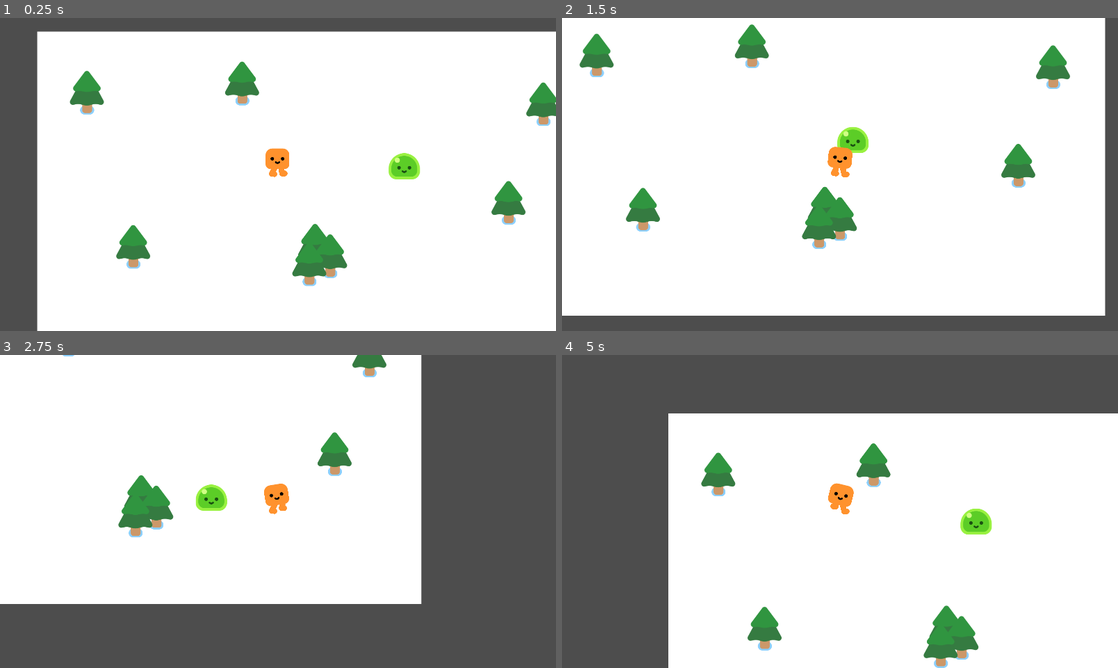
Above: before the commit, frames 1-4 (two rows, left to right).
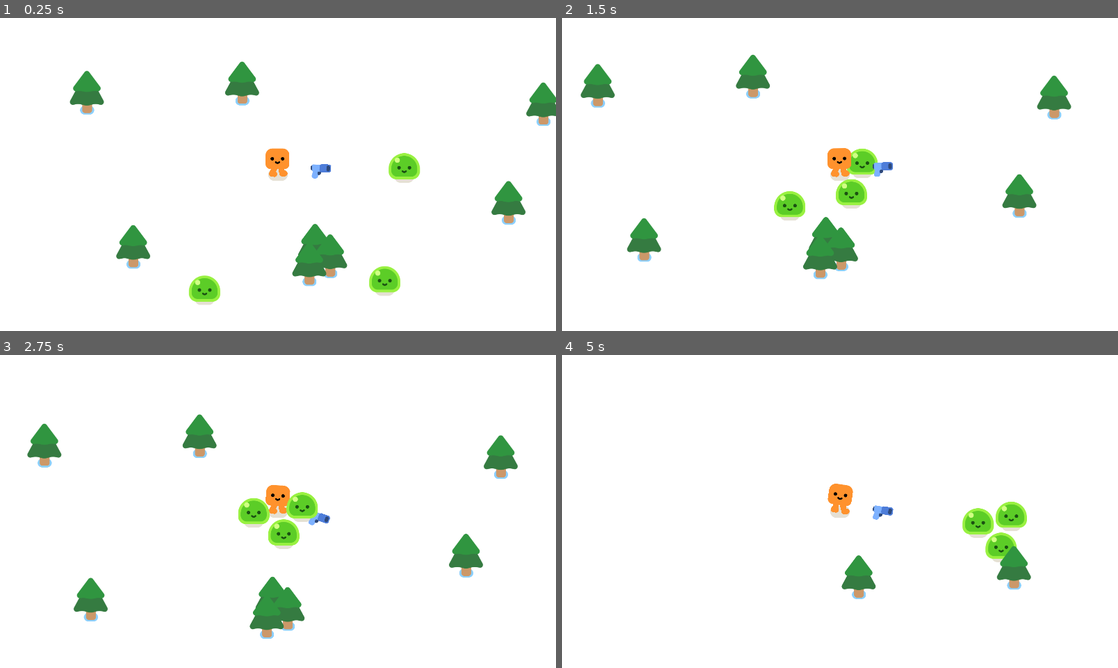
Above: after the commit, the same moments.

Repository: DJreyaB/2dgodot_tutorial
Game: Godot game, scene res://vampire_game.tscn
The game is run twice, just before and just after one commit, with the same random seed, the same clock (stepped at 60 frames per second) and the same inputs.
Inputs:
- Up to frame 1 (0.25 s): no input
- Up to frame 2 (1.5 s): hold D (move_right) 0.53-1.28 s; hold S (move_down) from 1.28 s (still down)
- Up to frame 3 (2.75 s): release S (move_down) at 2.03 s; hold D (move_right) from 2.03 s (still down)
- Up to frame 4 (5 s): release D (move_right) at 2.78 s; hold W (move_up) 2.78-3.53 s; hold A (move_left) from 3.53 s (still down)

The runs differ from the first frame. In frame 1, 12% of the frame differs, in the area x 0-100%, y 0-100%; in frame 2, 16%; in frame 3, 45%; in frame 4, 39%.

Commit message:
masks and enemies
updated collisions layers added weapon and added projectile for weapon

Diff:
--- /dev/null
+++ b/2d-project-start 2/bullet.gd
@@ -0,0 +1 @@
+extends Area2D
--- /dev/null
+++ b/2d-project-start 2/bullet.tscn
@@ -0,0 +1,20 @@
+[gd_scene load_steps=4 format=3 uid="uid://b06ucbtac4pdy"]
+
+[ext_resource type="Texture2D" uid="uid://dftkbqwsfd68r" path="res://pistol/projectile.png" id="1_v7oki"]
+[ext_resource type="Script" uid="uid://c783cwl7lm2nh" path="res://bullet.gd" id="1_v8qja"]
+
+[sub_resource type="CircleShape2D" id="CircleShape2D_v8qja"]
+radius = 17.0
+
+[node name="Bullet" type="Area2D"]
+collision_layer = 0
+collision_mask = 3
+script = ExtResource("1_v8qja")
+
+[node name="Projectile" type="Sprite2D" parent="."]
+position = Vector2(-9, -3)
+texture = ExtResource("1_v7oki")
+
+[node name="CollisionShape2D" type="CollisionShape2D" parent="."]
+position = Vector2(2, -2)
+shape = SubResource("CircleShape2D_v8qja")
--- /dev/null
+++ b/2d-project-start 2/pistol.gd
@@ -0,0 +1,8 @@
+extends Area2D
+
+
+func _physics_process(delta: float) -> void:
+	var  enemies_in_range = get_overlapping_bodies()
+	if enemies_in_range.size() > 0:
+		var target_enemy = enemies_in_range[0]
+		look_at(target_enemy.global_position)
--- /dev/null
+++ b/2d-project-start 2/pistol.tscn
@@ -0,0 +1,24 @@
+[gd_scene load_steps=4 format=3 uid="uid://dc3g7saoygag2"]
+
+[ext_resource type="Texture2D" uid="uid://cswb5do8rrj7q" path="res://pistol/pistol.png" id="1_08c3m"]
+[ext_resource type="Script" uid="uid://57cxp0w5np15" path="res://pistol.gd" id="1_bttkv"]
+
+[sub_resource type="CircleShape2D" id="CircleShape2D_bttkv"]
+radius = 427.3
+
+[node name="Weapon" type="Area2D"]
+collision_layer = 0
+collision_mask = 2
+script = ExtResource("1_bttkv")
+
+[node name="CollisionShape2D" type="CollisionShape2D" parent="."]
+shape = SubResource("CircleShape2D_bttkv")
+
+[node name="WeaponPivot" type="Marker2D" parent="."]
+
+[node name="Pistol" type="Sprite2D" parent="WeaponPivot"]
+position = Vector2(133, -1)
+texture = ExtResource("1_08c3m")
+
+[node name="ShootingPoint" type="Marker2D" parent="WeaponPivot/Pistol"]
+position = Vector2(25, -11)
--- a/2d-project-start 2/player.tscn
+++ b/2d-project-start 2/player.tscn
@@ -1,12 +1,14 @@
-[gd_scene load_steps=4 format=3 uid="uid://bpk57aejlthx3"]
+[gd_scene load_steps=5 format=3 uid="uid://bpk57aejlthx3"]
 
 [ext_resource type="PackedScene" uid="uid://pbmyh1qru7p" path="res://characters/happy_boo/happy_boo.tscn" id="1_4flbx"]
 [ext_resource type="Script" uid="uid://bjyodr087al6x" path="res://player.gd" id="1_onrkg"]
+[ext_resource type="PackedScene" uid="uid://dc3g7saoygag2" path="res://pistol.tscn" id="3_i3pqv"]
 
 [sub_resource type="CircleShape2D" id="CircleShape2D_onrkg"]
 radius = 28.2843
 
 [node name="Player" type="CharacterBody2D"]
+collision_mask = 2
 script = ExtResource("1_onrkg")
 
 [node name="HappyBoo" parent="." instance=ExtResource("1_4flbx")]
@@ -18,3 +20,6 @@
 shape = SubResource("CircleShape2D_onrkg")
 
 [node name="Camera2D" type="Camera2D" parent="."]
+
+[node name="Weapon" parent="." instance=ExtResource("3_i3pqv")]
+position = Vector2(15, -15)
--- a/2d-project-start 2/project.godot
+++ b/2d-project-start 2/project.godot
@@ -122,6 +122,8 @@
 
 [layer_names]
 
+2d_physics/layer_1="player"
+2d_physics/layer_2="enemies"
 3d_physics/layer_2="player"
 
 [rendering]
--- a/2d-project-start 2/slime_enemy.tscn
+++ b/2d-project-start 2/slime_enemy.tscn
@@ -7,6 +7,8 @@
 radius = 56.0357
 
 [node name="mob" type="CharacterBody2D"]
+collision_layer = 2
+collision_mask = 3
 script = ExtResource("1_ljpcw")
 
 [node name="CollisionShape2D" type="CollisionShape2D" parent="."]
--- a/2d-project-start 2/vampire_game.tscn
+++ b/2d-project-start 2/vampire_game.tscn
@@ -7,7 +7,10 @@
 [node name="Game" type="Node2D"]
 y_sort_enabled = true
 
-[node name="ColorRect" type="ColorRect" parent="."]
+[node name="CanvasLayer" type="CanvasLayer" parent="."]
+layer = -1
+
+[node name="ColorRect" type="ColorRect" parent="CanvasLayer"]
 offset_right = 1928.0
 offset_bottom = 1108.0
 
@@ -16,6 +19,12 @@
 
 [node name="mob" parent="." instance=ExtResource("3_5tmog")]
 position = Vector2(1342, 495)
+
+[node name="mob2" parent="." instance=ExtResource("3_5tmog")]
+position = Vector2(539, 981)
+
+[node name="mob3" parent="." instance=ExtResource("3_5tmog")]
+position = Vector2(1251, 939)
 
 [node name="PineTree" parent="." instance=ExtResource("2_3b6cr")]
 position = Vector2(172, 281)
Not shown, added: 2d-project-start 2/bullet.gd.uid
Not shown, added: 2d-project-start 2/pistol.gd.uid
